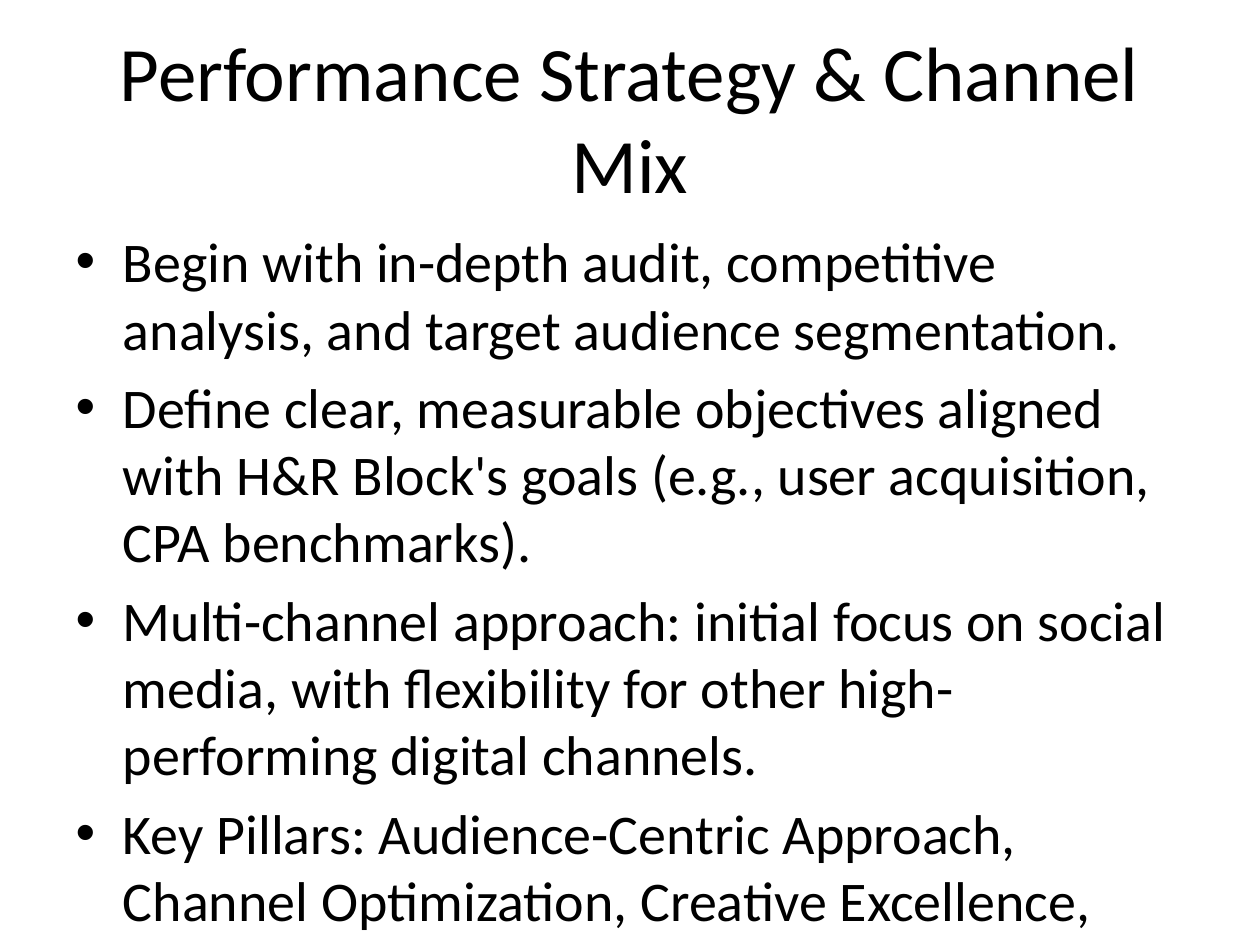
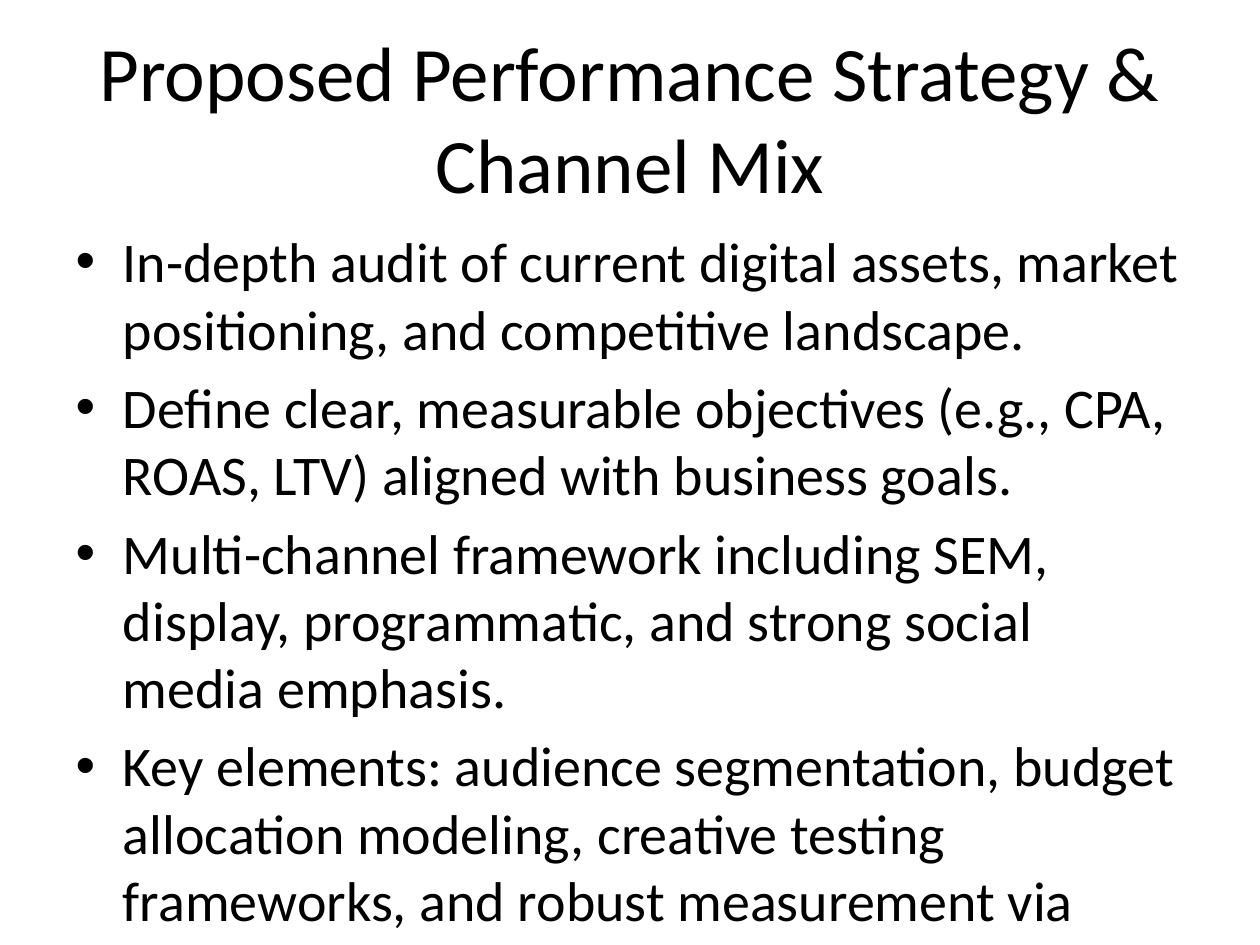
Before and after one commit to hning86/rfp_agent, a slide deck: slide 3 of docs/responses/H&R_Block_RFP_Response_Deck.pptx. Drawn at 1260x945 pixels with LibreOffice and Linux fonts; fonts in the diff are those of the drawing. Boxes give left, top, right and bottom in pixels: in the first picture for what was removed or moved away, otherwise in the second. Text is boxed around its words. In the diff, an @@ line names an element or a change of style, - is before the commit and + after.

```diff
--- a/docs/responses/H&R_Block_RFP_Response_Deck.pptx
+++ b/docs/responses/H&R_Block_RFP_Response_Deck.pptx
@@ title at <box>99,47,1089,194</box>: text changed @@
-Performance Strategy & Channel Mix
+Proposed Performance Strategy & Channel Mix
@@ text at <box>123,243,1178,928</box>: text changed @@
-• Begin with in-depth audit, competitive analysis, and target audience segmentation.
-• Define clear, measurable objectives aligned with H&R Block's goals (e.g., user acquisition, CPA benchmarks).
-• Multi-channel approach: initial focus on social media, with flexibility for other high-performing digital channels.
-• Key Pillars: Audience-Centric Approach, Channel Optimization, Creative Excellence, Tracking & Attribution, Continuous Optimization.
+• In-depth audit of current digital assets, market positioning, and competitive landscape.
+• Define clear, measurable objectives (e.g., CPA, ROAS, LTV) aligned with business goals.
+• Multi-channel framework including SEM, display, programmatic, and strong social media emphasis.
+• Key elements: audience segmentation, budget allocation modeling, creative testing frameworks, and robust measurement via advanced attribution.
+• Detailed customer journey mapping to tailor messaging for maximum impact and conversion.
```
Also in this commit, not shown: 6 other slides changed, 3 other files.
